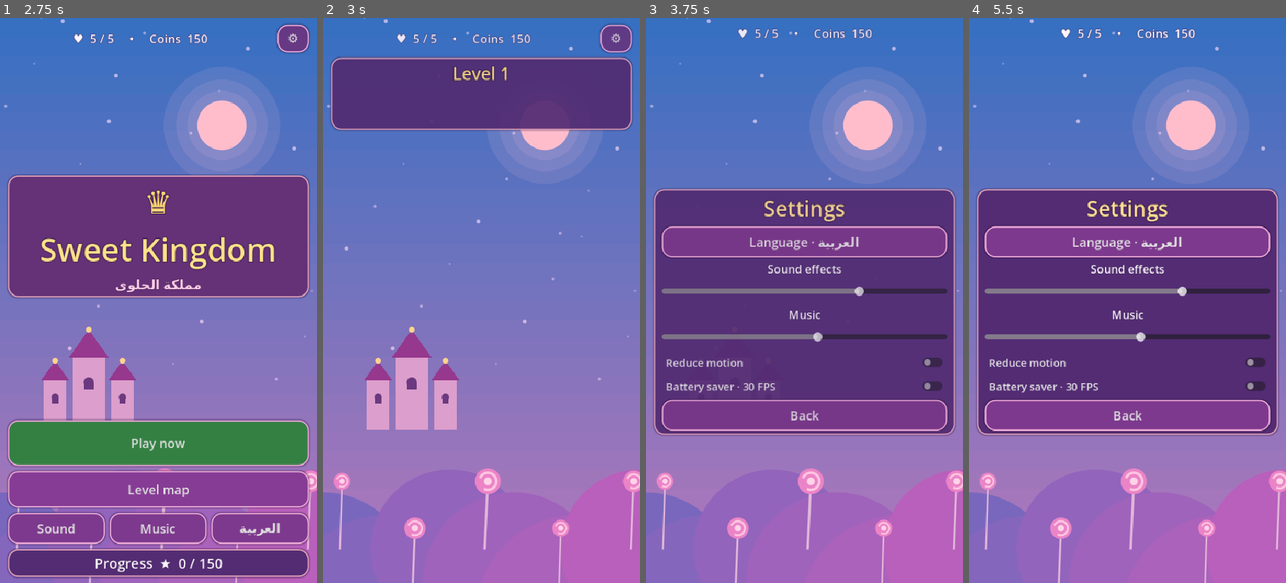
Above: before the commit, frames 1-4 (left to right).
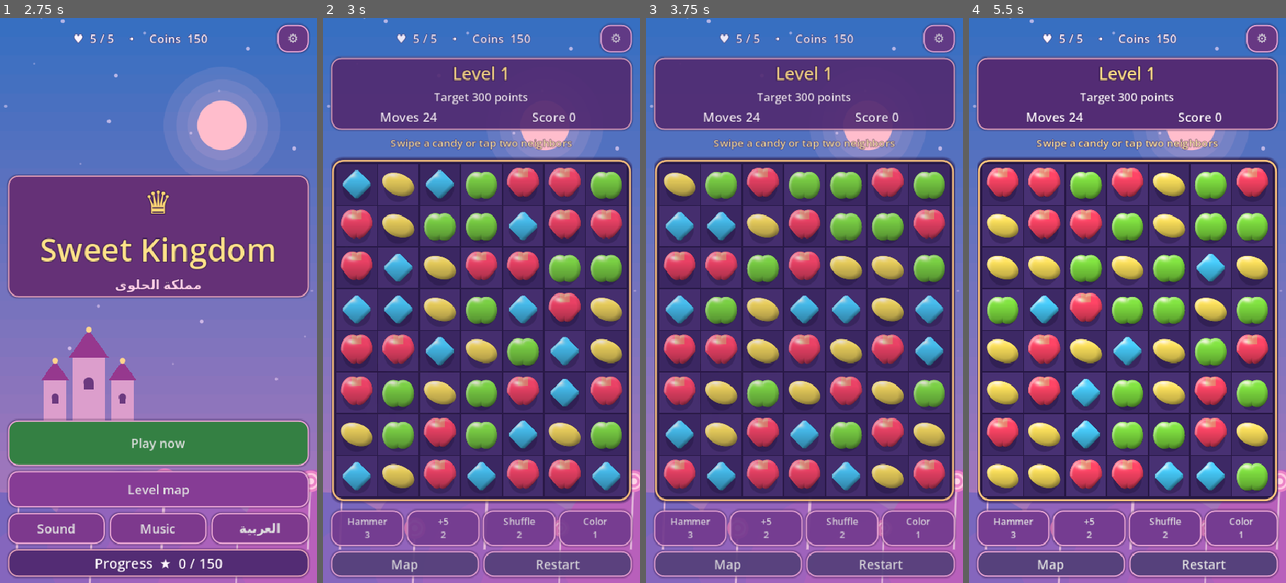
Above: after the commit, the same moments.

Repository: booodyb9/candy-kingdom-
Game: Godot game, scene res://scenes/kingdom.tscn
The game is run twice, just before and just after one commit, with the same random seed, the same clock (stepped at 60 frames per second) and the same inputs.
Inputs (mouse positions are in pixels of both pictures, inside the frame that each line leads up to):
- Up to frame 1 (2.75 s): tap Enter at 0.5, 0.6 s; move the mouse to (228, 272) at 0.52 s; hold Right 0.53-1.25 s; click (228, 272) at 0.67 s; tap Space at 0.77 s; click "⚙" at 1.25 s; click "اللغة · English" at 2 s
- Up to frame 2 (3 s): click "Play now" at 2.75 s
- Up to frame 3 (3.75 s): click "⚙" (after the commit: "Restart") at 3.5 s
- Up to frame 4 (5.5 s): click (1203, 566) at 4.25 s, where only the run after the commit has a clickable "Restart"; click (1203, 566) at 5 s, where only the run after the commit has a clickable "Restart"

Frame 1 is identical in both runs. In frame 2, 69% of the frame differs, in the area x 2-98%, y 13-100%; in frame 3, 75%, in the area x 2-98%, y 1-100%; in frame 4, 71%.
Error before the commit: Parse Error: Cannot infer the type of "angle" variable because the value doesn't have a set type. (res://scripts/ui/board_view.gd:139)

Commit message:
Fix GDScript type inference in particle drawing

Diff:
--- a/scripts/ui/board_view.gd
+++ b/scripts/ui/board_view.gd
@@ -136,7 +136,7 @@
 	if frame.get("kind") == "clear" and progress < 1.0:
 		for index in info.cells + info.damaged:
 			for particle in 5:
-				var angle := TAU * particle / 5.0 + index * 0.11
+				var angle := TAU * particle / 5.0 + int(index) * 0.11
 				var position := center(index) + Vector2.from_angle(angle) * step * (0.14 + 0.48 * progress)
 				draw_circle(position, (1.0 - progress) * 4.6, Color(1, 0.86, 0.55, 1.0 - progress), true, -1, true)
 		for index in info.powers:
